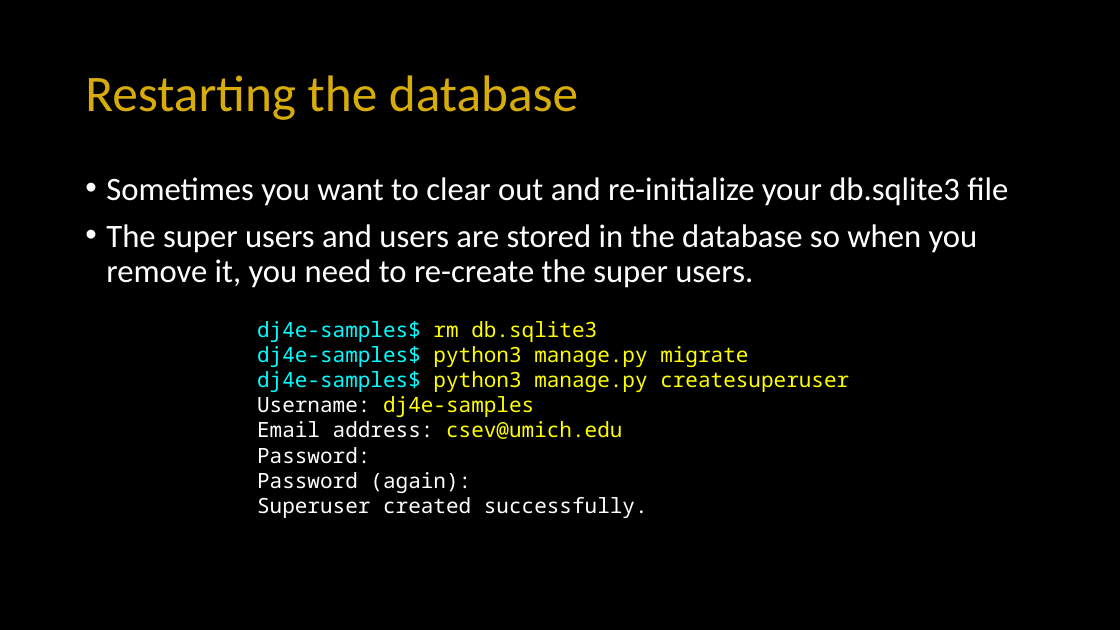
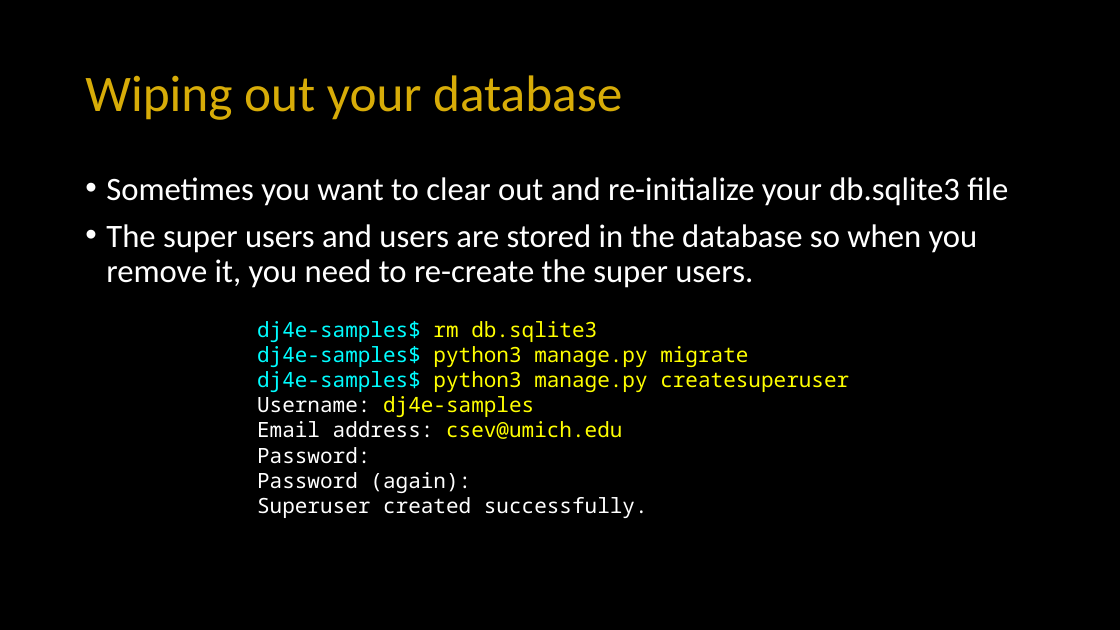
Before and after one commit to csev/dj4e, a slide deck: slide 5 of lectures/DJ-08-Login.pptx. Drawn at 1120x630 pixels with LibreOffice and Linux fonts; fonts in the diff are those of the drawing. Boxes give left, top, right and bottom in pixels: in the first picture for what was removed or moved away, otherwise in the second. Text is boxed around its words. In the diff, an @@ line names an element or a change of style, - is before the commit and + after.

```diff
--- a/lectures/DJ-08-Login.pptx
+++ b/lectures/DJ-08-Login.pptx
@@ title at (85, 75, 622, 120): text changed @@
-Restarting the database
+Wiping out your database
```
Also in this commit, not shown: 2 other slides changed, 1 slide added, 5 other files.
